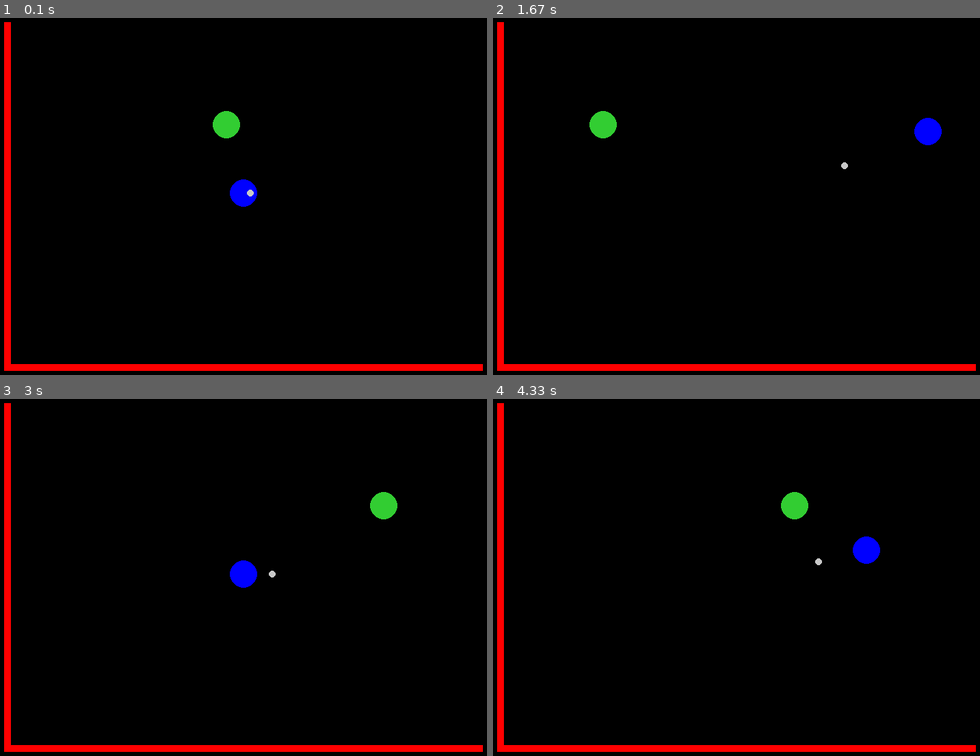
Above: before the commit, frames 1-4 (two rows, left to right).
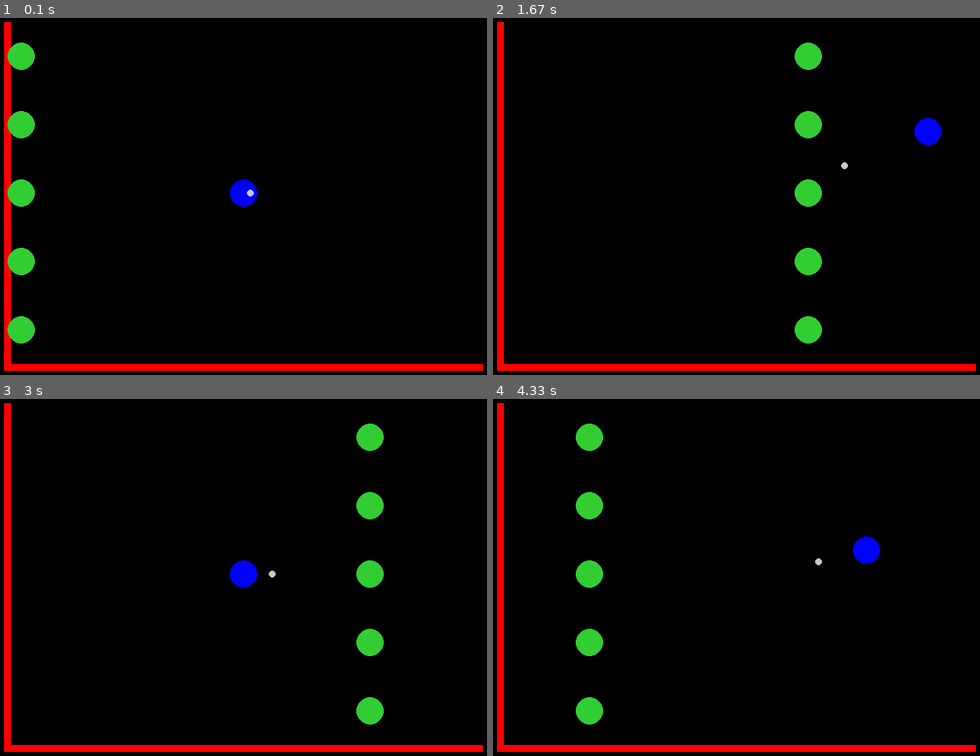
Above: after the commit, the same moments.

Repository: zhoubw/hackers-and-slashers
Game: pygame game, started from vonsfolder/pygame_demo_von.py
Same seed, same stepped clock (60 frames per second), same inputs: the game is played once before the commit and once after it. The source is Python 2; it was converted automatically to run under Python 3.
Inputs:
- Up to frame 1 (0.1 s): no input
- Up to frame 2 (1.67 s): hold Right 0.33-0.8 s; hold Up 0.83-1.13 s; hold Right 1.17-1.63 s
- Up to frame 3 (3 s): hold Left 1.67-2.2 s; hold Down 2.23-2.53 s; hold Left 2.57-2.97 s
- Up to frame 4 (4.33 s): hold Up 3-3.37 s; hold Right 3.4-4.03 s; hold Down from 4.07 s (still down)

The runs differ from the first frame. In frame 1, 2.0% of the frame differs, in the area x 1-50%, y 6-92%; in frame 2, 2.0%; in frame 3, 1.7%; in frame 4, 2.0%.

Commit message:
Added more enemies
With Harrison's help, I created many enemies. Note: when you guys are
working on this, you will probably want to copy the code from
pygame_demo_von.py IN MY BRANCH, and then paste it into your branch
wherever you want.

Diff:
--- a/vonsfolder/pygame_demo_von.py
+++ b/vonsfolder/pygame_demo_von.py
@@ -99,8 +99,8 @@
 
 
 class Enemys:
-    def __init__(self):
-        self.pos = [400,200]
+    def __init__(self, position):
+        self.pos = position
         self.radius = 20
         self.speed = 5
         self.direction = 1
@@ -109,15 +109,25 @@
         if self.direction == 1:
             self.pos[0] -= self.speed
         if self.direction == 2:
-           self.pos[0] += self.speed
+            self.pos[0] += self.speed
         pygame.draw.circle(window,(50,205,50),self.pos,self.radius)
+
+        if self.pos[0] < 60:
+            self.direction = 2
+        if self.pos[0] > 740:
+            self.direction = 1
 
 
 
 wall = wall()
 player = Player()
 projectile = Projectiles()
-enemy = Enemys()
+
+
+numEnemys = 5 # total number of enemies
+badguyArray = []
+for index in xrange(numEnemys):
+    badguyArray.append(Enemys([(100), (index * 100 + 100)]))
 
 while running:
     for event in pygame.event.get():
@@ -135,17 +145,16 @@
     if player.pos[1] > 540:
         player.pos[1] = 530
 
-    if enemy.pos[0] < 60:
-        enemy.direction = 2
-    if enemy.pos[0] > 740:
-        enemy.direction = 1
+
 
     window.fill((0,0,0))
 
     wall.draw()
     player.movement()
     projectile.movement()
-    enemy.movement()
+
+    for index in xrange(numEnemys):
+        badguyArray[index].movement()
 
     clock.tick(FPS)
     frames += 1
